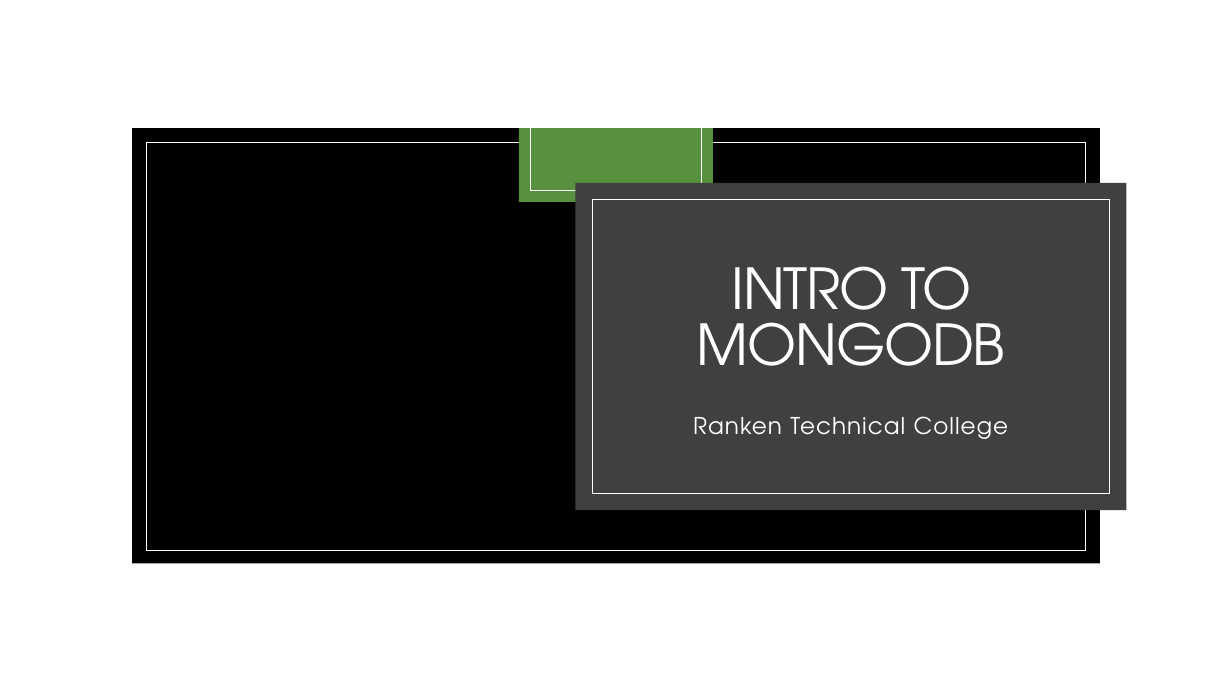
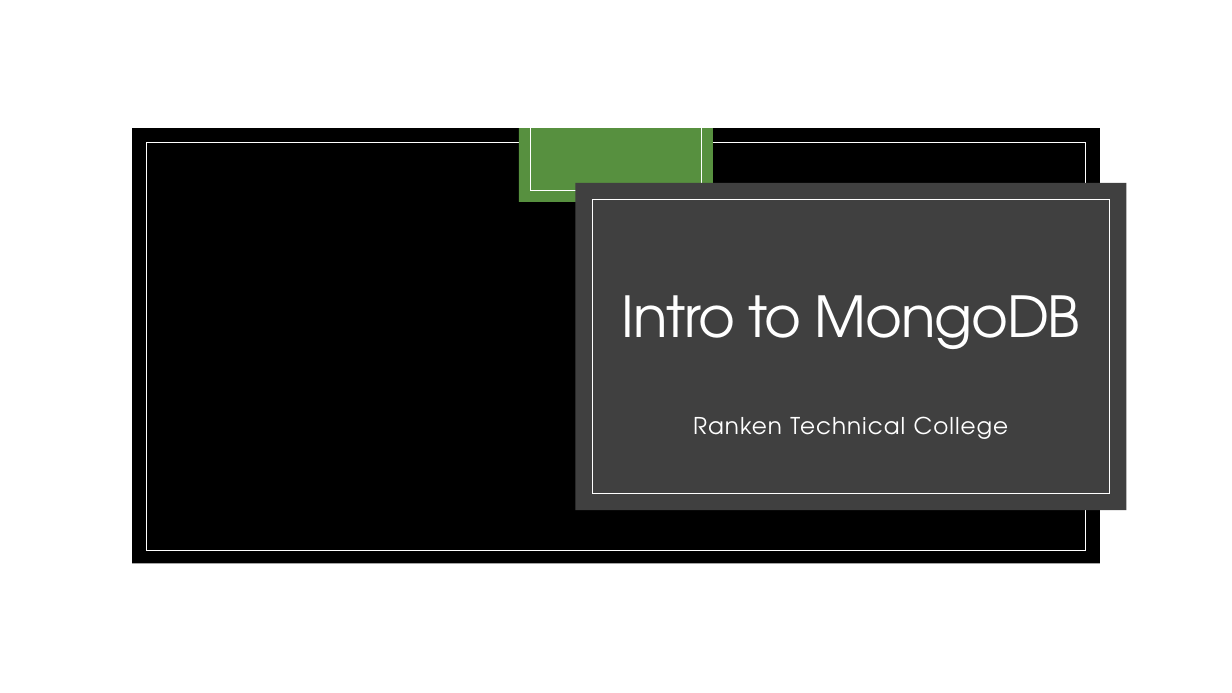
Before and after one commit to zackstotts/base-node-curriculum, a slide deck: slide 1 of unit_03/slides/01 Intro to MongoDB.pptx. Drawn at 1232x693 pixels with LibreOffice and Linux fonts; fonts in the diff are those of the drawing; background and template pictures are left out. Boxes give left, top, right and bottom in pixels: in the first picture for what was removed or moved away, otherwise in the second. Text is boxed around its words. In the diff, an @@ line names an element or a change of style, - is before the commit and + after.

```diff
--- a/unit_03/slides/01 Intro to MongoDB.pptx
+++ b/unit_03/slides/01 Intro to MongoDB.pptx
@@ title at [622, 295, 1080, 349]: text changed @@
-INTRO TO MONGODB
+Intro to MongoDB
```
Also in this commit, not shown: 1 other slide changed, 11 slides removed, 1 other file.
